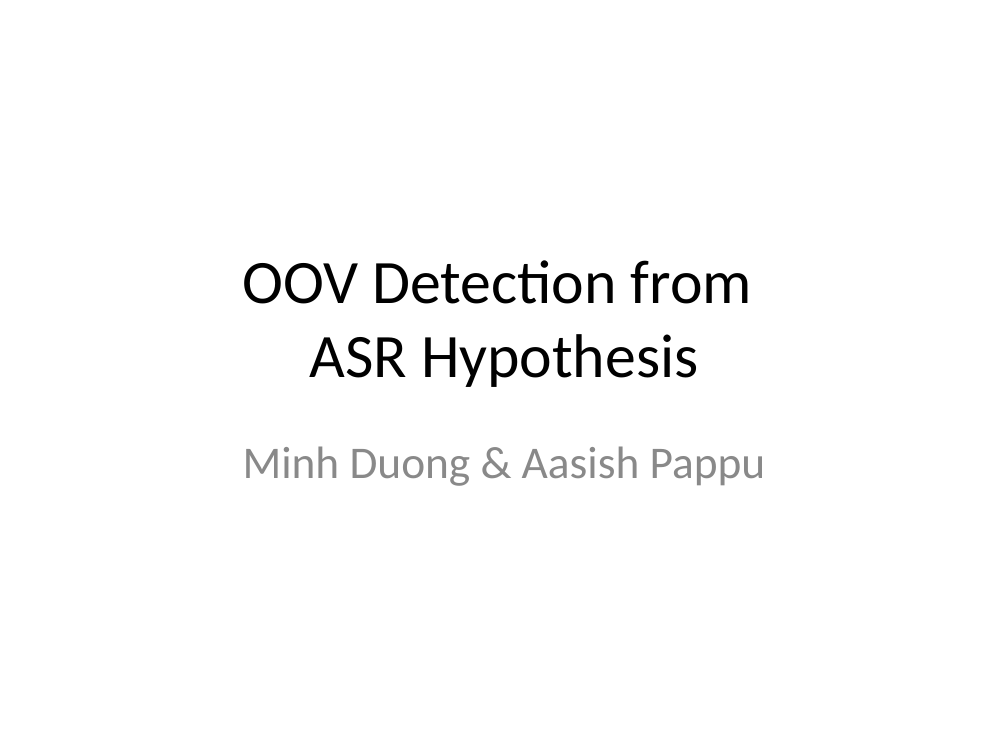
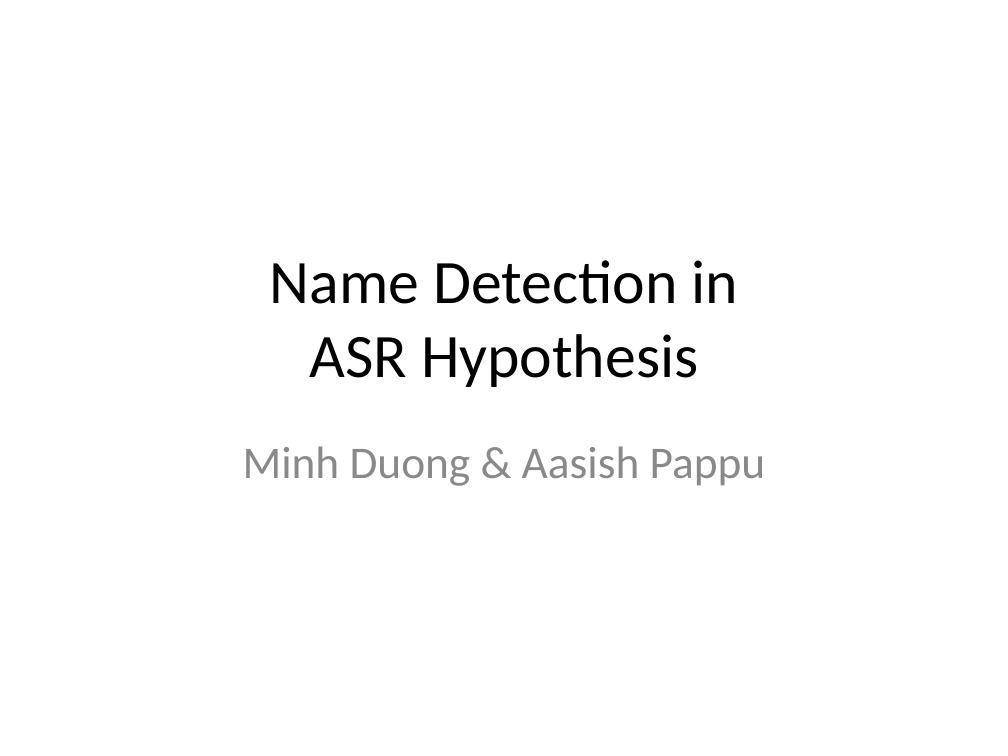
Before and after one commit to dimidd/ner-asr, a slide deck: slide 1 of doc/11748-A-M-DEC-02.ppt. Drawn at 1008x756 pixels with LibreOffice and Linux fonts; fonts in the diff are those of the drawing. Boxes give left, top, right and bottom in pixels: in the first picture for what was removed or moved away, otherwise in the second. Text is boxed around its words. In the diff, an @@ line names an element or a change of style, - is before the commit and + after.

```diff
--- a/doc/11748-A-M-DEC-02.ppt
+++ b/doc/11748-A-M-DEC-02.ppt
@@ title at [270,260,739,387]: text changed @@
-OOV Detection from
-ASR Hypothesis
+Name Detection in
+ASR Hypothesis
```
Also in this commit, not shown: 4 other slides changed, 7 slides added, 2 other files.
